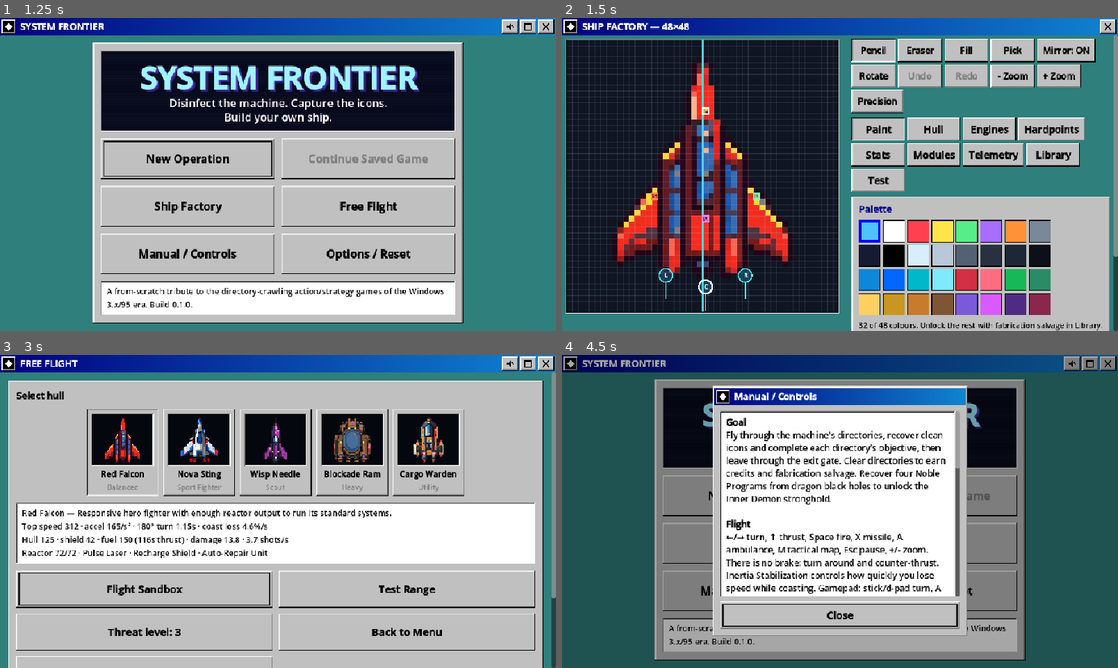
Above: before the commit, frames 1-4 (two rows, left to right).
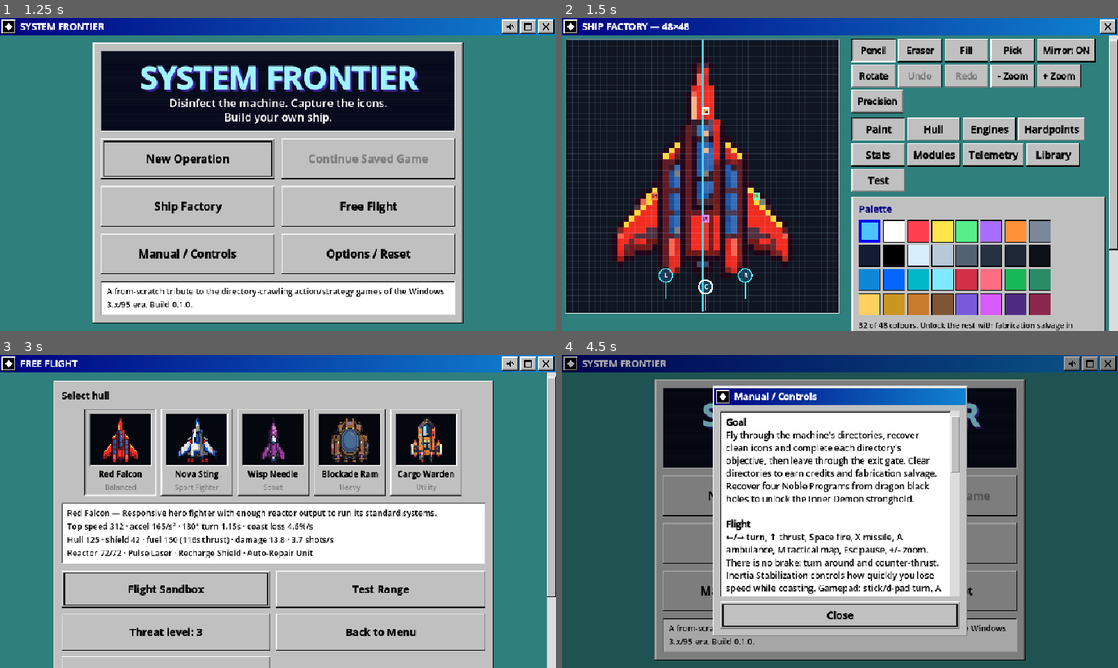
Above: after the commit, the same moments.

Repository: narmanb/system-frontier
Game: Godot game, scene res://scenes/main_menu/main_menu.tscn
Two runs of this game, one before a commit and one after it. Both use one fixed random seed, a clock stepped at 60 frames per second and the inputs below.
Inputs (mouse positions are in pixels of both pictures, inside the frame that each line leads up to):
- Up to frame 1 (1.25 s): click (511, 27) at 0.5 s
- Up to frame 2 (1.5 s): click "Ship Factory" at 1.25 s
- Up to frame 3 (3 s): click (544, 364) at 2 s; click "Free Flight" at 2.75 s
- Up to frame 4 (4.5 s): click (1106, 364) at 3.52 s; click "Manual / Controls" at 4.25 s

Frame 1 is identical in both runs. In frame 2, 1.9% of the frame differs, in the area x 92-100%, y 5-100%; in frame 3, 27%, in the area x 1-100%, y 5-100%; in frame 4, 3.5%.

Commit message:
Touch-drag scrolling on every menu; caption bar fills the status-bar strip
On Android nothing on the menu screens scrolled: Godot only drag-scrolls
when the touch reaches the ScrollContainer, and buttons and window panels
stopped it. All scroll areas now pass touches through (taps still press
buttons; a drag past 12 px scrolls instead). Wider Win95 scroll bars.

The caption bar now extends up under the status bar / camera cutout
instead of leaving an empty teal strip, and window widths account for the
scroll bar so the close button stays on screen in portrait.

New CI check tools/touch_check drives real finger drags and taps on the
setup, directory map, free flight and main menu screens at phone
landscape, phone portrait and Retroid sizes.

Co-Authored-By: Claude Opus 5.5 <noreply@anthropic.com>
Claude-Session: https://claude.ai/code/session_0138F4YYbTSJjY9nnWdrVom1

Diff:
--- a/scripts/core/app_state.gd
+++ b/scripts/core/app_state.gd
@@ -162,10 +162,16 @@
 	save_settings()
 
 
+## Dev tools only (capture --insets=L,T,R,B): pretend the screen has these cutout insets.
+var debug_insets := {}
+
+
 ## Screen-cutout / rounded-corner insets in logical (canvas) units: {left, top, right, bottom}.
 ## Mobile only (on desktop the safe area describes the monitor, not the window).
 func safe_insets() -> Dictionary:
 	var z := {"left": 0.0, "top": 0.0, "right": 0.0, "bottom": 0.0}
+	if not debug_insets.is_empty():
+		return debug_insets
 	if not OS.has_feature("mobile"):
 		return z
 	var safe := DisplayServer.get_display_safe_area()
--- a/scripts/ui/directory_map.gd
+++ b/scripts/ui/directory_map.gd
@@ -140,7 +140,7 @@
 
 ## Legacy openUpgradeBay (v6 + v6.6 salvage section).
 func _upgrade_bay() -> void:
-	var scroll := ScrollContainer.new()
+	var scroll := Win95.scroll_area()
 	scroll.custom_minimum_size = Vector2(0, minf(500, get_viewport_rect().size.y - 200))
 	scroll.horizontal_scroll_mode = ScrollContainer.SCROLL_MODE_DISABLED
 	var box := VBoxContainer.new()
--- a/scripts/ui/factory.gd
+++ b/scripts/ui/factory.gd
@@ -45,15 +45,14 @@
 	outer.set_anchors_preset(Control.PRESET_FULL_RECT)
 	outer.add_theme_constant_override("separation", 0)
 	add_child(outer)
-	Win95.apply_safe_area(outer)
 	bar = TitleBar.new()
 	bar.title = "SHIP FACTORY — Hull Painter"
 	bar.add_button("close", _back)
-	outer.add_child(bar)
+	var safe := Win95.safe_frame(outer, bar)
 	body = BoxContainer.new()
 	body.size_flags_vertical = Control.SIZE_EXPAND_FILL
 	body.add_theme_constant_override("separation", 8)
-	outer.add_child(body)
+	safe.add_child(body)
 	var margin_l := MarginContainer.new()
 	for s in ["left", "right", "top", "bottom"]:
 		margin_l.add_theme_constant_override("margin_" + s, 6)
@@ -75,7 +74,7 @@
 	left.add_child(status)
 	_build_tool_rows(left)
 
-	right_scroll = ScrollContainer.new()
+	right_scroll = Win95.scroll_area()
 	right_scroll.horizontal_scroll_mode = ScrollContainer.SCROLL_MODE_DISABLED
 	right_scroll.follow_focus = true
 	right_scroll.size_flags_horizontal = Control.SIZE_EXPAND_FILL
--- a/scripts/ui/free_flight.gd
+++ b/scripts/ui/free_flight.gd
@@ -26,13 +26,12 @@
 	if not OS.has_feature("mobile") and not OS.has_feature("web"):
 		bar.add_button("fullscreen", AppState.toggle_fullscreen)
 	bar.add_button("close", _back)
-	outer.add_child(bar)
-
-	var scroll := ScrollContainer.new()
+	var body := Win95.safe_frame(outer, bar)
+
+	var scroll := Win95.scroll_area()
 	scroll.size_flags_vertical = Control.SIZE_EXPAND_FILL
-	scroll.horizontal_scroll_mode = ScrollContainer.SCROLL_MODE_DISABLED
 	scroll.follow_focus = true
-	outer.add_child(scroll)
+	body.add_child(scroll)
 	var margin := MarginContainer.new()
 	margin.size_flags_horizontal = Control.SIZE_EXPAND_FILL
 	for side in ["left", "right", "top", "bottom"]:
@@ -52,8 +51,12 @@
 	col.add_theme_constant_override("separation", 12)
 	win.add_child(col)
 	# Cap the window width on wide screens so it reads as a dialog, not a page.
-	resized.connect(func(): win.custom_minimum_size.x = minf(760.0, size.x - 28); win.size_flags_horizontal = Control.SIZE_SHRINK_CENTER if size.x > 800 else Control.SIZE_EXPAND_FILL)
-	win.custom_minimum_size.x = minf(760.0, get_viewport_rect().size.x - 28)
+	var fit := func():
+		var w := Win95.usable_width(self, scroll)
+		win.custom_minimum_size.x = minf(760.0, w - 28)
+		win.size_flags_horizontal = Control.SIZE_SHRINK_CENTER if w > 800 else Control.SIZE_EXPAND_FILL
+	resized.connect(fit)
+	fit.call()
 
 
 	col.add_child(Win95.label("Select hull", 16, Win95.TEXT, true))
--- a/scripts/ui/main_menu.gd
+++ b/scripts/ui/main_menu.gd
@@ -79,7 +79,7 @@
 
 
 func _manual() -> void:
-	var scroll := ScrollContainer.new()
+	var scroll := Win95.scroll_area()
 	scroll.custom_minimum_size = Vector2(0, minf(460, get_viewport_rect().size.y - 220))
 	scroll.horizontal_scroll_mode = ScrollContainer.SCROLL_MODE_DISABLED
 	var field := PanelContainer.new()
--- a/scripts/ui/title_bar.gd
+++ b/scripts/ui/title_bar.gd
@@ -7,6 +7,10 @@
 var font_size := 16
 var _buttons: HBoxContainer
 var _pending: Array = []
+## Display-cutout / status-bar insets the bar reaches under (mobile): the gradient fills
+## them edge to edge while the title and buttons stay inside the safe area.
+var insets := {"left": 0.0, "top": 0.0, "right": 0.0, "bottom": 0.0}
+var _base_h := 30.0
 
 
 func _init() -> void:
@@ -16,7 +20,8 @@
 
 func _ready() -> void:
 	var touch := AppState.is_touch_ui()
-	custom_minimum_size.y = 40.0 if touch else 30.0
+	_base_h = 40.0 if touch else 30.0
+	custom_minimum_size.y = _base_h + float(insets.top)
 	_buttons = HBoxContainer.new()
 	_buttons.add_theme_constant_override("separation", 3)
 	add_child(_buttons)
@@ -38,7 +43,7 @@
 func _add(glyph: String, callback: Callable) -> void:
 	var b := CaptionButton.new()
 	b.glyph = glyph
-	var h := custom_minimum_size.y - 6
+	var h := _base_h - 6
 	b.custom_minimum_size = Vector2(h * 1.15, h)
 	b.focus_mode = Control.FOCUS_NONE
 	b.pressed.connect(callback)
@@ -50,14 +55,23 @@
 	if _buttons == null:
 		return
 	_buttons.size = _buttons.get_combined_minimum_size()
-	_buttons.position = Vector2(size.x - _buttons.size.x - 3, 3)
+	_buttons.position = Vector2(size.x - float(insets.right) - _buttons.size.x - 3, float(insets.top) + 3)
 	queue_redraw()
 
 
 func _draw() -> void:
-	var w := size.x - (_buttons.size.x + 8 if _buttons else 0.0)
-	Win95.caption(self, Rect2(Vector2.ZERO, size), "", font_size)
-	Win95.text(self, Vector2(size.y + 4, size.y / 2 + font_size * 0.36), title, font_size, Win95.HILITE, true, maxf(10, w - size.y - 8))
+	var top := float(insets.top)
+	var h := size.y - top
+	var x0 := float(insets.left)
+	var w := size.x - x0 - float(insets.right) - (_buttons.size.x + 8 if _buttons else 0.0)
+	if top > 0:   # gradient runs up under the status bar / cutout
+		var a := Win95.NAVY
+		var b := Win95.NAVY_END
+		draw_polygon(PackedVector2Array([Vector2.ZERO, Vector2(size.x, 0), Vector2(size.x, top + 1), Vector2(0, top + 1)]), PackedColorArray([a, b, b, a]))
+	Win95.caption(self, Rect2(Vector2(x0, top), Vector2(size.x - x0, h)), "", font_size)
+	if x0 > 0:
+		draw_rect(Rect2(Vector2(0, top), Vector2(x0, h)), Win95.NAVY)
+	Win95.text(self, Vector2(x0 + h + 4, top + h / 2 + font_size * 0.36), title, font_size, Win95.HILITE, true, maxf(10, w - h - 8))
 
 
 class CaptionButton:
--- a/scripts/ui/win95.gd
+++ b/scripts/ui/win95.gd
@@ -141,6 +141,21 @@
 	t.set_constant("separation", "VBoxContainer", 8)
 	t.set_constant("separation", "HBoxContainer", 8)
 	t.set_stylebox("panel", "ScrollContainer", StyleBoxEmpty.new())
+	# Win95 scroll bars: wide enough to grab with a thumb, bevelled thumb on a light track
+	var sbw := 11.0 if (DisplayServer.is_touchscreen_available() or OS.has_feature("mobile")) else 8.0
+	var track := StyleBoxFlat.new()
+	track.bg_color = Color("#dcdcdc")
+	track.content_margin_left = sbw
+	track.content_margin_right = sbw
+	track.content_margin_top = sbw
+	track.content_margin_bottom = sbw
+	var thumb := BevelBox.new("raised", FACE, sbw, sbw)
+	for k in ["scroll", "scroll_focus"]:
+		t.set_stylebox(k, "VScrollBar", track)
+		t.set_stylebox(k, "HScrollBar", track)
+	for k in ["grabber", "grabber_highlight", "grabber_pressed"]:
+		t.set_stylebox(k, "VScrollBar", thumb)
+		t.set_stylebox(k, "HScrollBar", thumb)
 	# text fields
 	for k in ["normal", "focus", "read_only"]:
 		t.set_stylebox(k, "LineEdit", BevelBox.new("sunken", FIELD, 8, 6))
@@ -263,17 +278,15 @@
 	outer.set_anchors_preset(Control.PRESET_FULL_RECT)
 	outer.add_theme_constant_override("separation", 0)
 	owner.add_child(outer)
-	apply_safe_area(outer)
 	var bar := TitleBar.new()
 	bar.title = title
 	for cb in caption_buttons:
 		bar.add_button(cb[0], cb[1])
-	outer.add_child(bar)
-	var scroll := ScrollContainer.new()
+	var body := safe_frame(outer, bar)
+	var scroll := scroll_area()
 	scroll.size_flags_vertical = Control.SIZE_EXPAND_FILL
-	scroll.horizontal_scroll_mode = ScrollContainer.SCROLL_MODE_DISABLED
 	scroll.follow_focus = true
-	outer.add_child(scroll)
+	body.add_child(scroll)
 	var margin := MarginContainer.new()
 	margin.size_flags_horizontal = Control.SIZE_EXPAND_FILL
 	for side in ["left", "right", "top", "bottom"]:
@@ -287,7 +300,7 @@
 	win.add_theme_stylebox_override("panel", BevelBox.new("window", FACE, 14, 14))
 	row.add_child(win)
 	var fit := func():
-		var w := owner.get_viewport_rect().size.x
+		var w := usable_width(owner, scroll)
 		win.custom_minimum_size.x = minf(max_width, w - 24)
 		win.size_flags_horizontal = Control.SIZE_SHRINK_CENTER if w > max_width + 40 else Control.SIZE_EXPAND_FILL
 	owner.resized.connect(fit)
@@ -296,6 +309,58 @@
 	col.add_theme_constant_override("separation", 12)
 	win.add_child(col)
 	return col
+
+
+## Full-screen layout with a caption bar: `outer` (a full-rect VBox) gets `bar` at the top,
+## reaching up under the status bar / cutout, and returns a body container (expand-fill)
+## that stays inside the safe area for the screen content.
+static func safe_frame(outer: VBoxContainer, bar: TitleBar) -> MarginContainer:
+	var ins := AppState.safe_insets()
+	outer.offset_left = 0
+	outer.offset_top = 0
+	outer.offset_right = 0
+	outer.offset_bottom = -ins.bottom
+	bar.insets = ins
+	outer.add_child(bar)
+	var body := MarginContainer.new()
+	body.size_flags_vertical = Control.SIZE_EXPAND_FILL
+	body.size_flags_horizontal = Control.SIZE_EXPAND_FILL
+	body.add_theme_constant_override("margin_left", int(ins.left))
+	body.add_theme_constant_override("margin_right", int(ins.right))
+	body.add_theme_constant_override("margin_top", 0)
+	body.add_theme_constant_override("margin_bottom", 0)
+	outer.add_child(body)
+	return body
+
+
+## Width available to the content of a full-screen scroll area: the screen minus side
+## cutouts and the vertical scroll bar (which ScrollContainer adds to its minimum width,
+## so ignoring it pushes the caption bar's close button off-screen in portrait).
+static func usable_width(owner: Control, scroll: ScrollContainer) -> float:
+	var ins := AppState.safe_insets()
+	return owner.get_viewport_rect().size.x - ins.left - ins.right - scroll.get_v_scroll_bar().get_combined_minimum_size().x
+
+
+## Vertical ScrollContainer that can be dragged with a finger anywhere on its content.
+## Godot only drag-scrolls when the touch reaches the ScrollContainer itself, and buttons /
+## panels stop mouse events by default, so every control inside is switched to PASS
+## (taps still go to the button first; a drag past the dead zone scrolls and cancels it).
+static func scroll_area() -> ScrollContainer:
+	var sc := ScrollContainer.new()
+	sc.horizontal_scroll_mode = ScrollContainer.SCROLL_MODE_DISABLED
+	sc.scroll_deadzone = 12
+	var pass_through := func(n: Node) -> void:
+		if n is Control and (n as Control).mouse_filter == Control.MOUSE_FILTER_STOP and sc.is_ancestor_of(n):
+			(n as Control).mouse_filter = Control.MOUSE_FILTER_PASS
+	sc.tree_entered.connect(func():
+		if not sc.get_tree().node_added.is_connected(pass_through):
+			sc.get_tree().node_added.connect(pass_through)
+		for n in sc.find_children("*", "Control", true, false):
+			pass_through.call(n))
+	sc.tree_exiting.connect(func():
+		if sc.get_tree().node_added.is_connected(pass_through):
+			sc.get_tree().node_added.disconnect(pass_through))
+	return sc
 
 
 ## Keep a full-screen container clear of display cutouts (mobile).
--- a/tools/capture.gd
+++ b/tools/capture.gd
@@ -1,6 +1,6 @@
 extends Node
 ## Dev-only visual smoke capture (not used by the game). Run under a display:
-##   godot --path . res://tools/capture.tscn -- --out=<dir> [--size=WxH] [--touch]
+##   godot --path . res://tools/capture.tscn -- --out=<dir> [--size=WxH] [--touch] [--insets=L,T,R,B]
 ## Saves menu.png, sandbox.png, test.png into <dir>.
 
 var out := "user://capture"
@@ -10,6 +10,9 @@
 	for a in OS.get_cmdline_user_args():
 		if a.begins_with("--out="): out = a.substr(6)
 		if a == "--touch": AppState.settings["show_touch"] = "on"
+		if a.begins_with("--insets="):
+			var v := a.substr(9).split(",")
+			AppState.debug_insets = {"left": float(v[0]), "top": float(v[1]), "right": float(v[2]), "bottom": float(v[3])}
 		if a.begins_with("--size="):
 			var p := a.substr(7).split("x")
 			get_window().size = Vector2i(int(p[0]), int(p[1]))
--- /dev/null
+++ b/tools/touch_check.gd
@@ -0,0 +1,155 @@
+extends Node
+## Dev/CI check: drives the real menu screens with simulated finger touches (the Android
+## path: InputEventScreenTouch/Drag with mouse emulation) and verifies that
+##   - a vertical drag over buttons and window panels scrolls the screen,
+##   - that drag does not press the button it started on,
+##   - a plain tap still presses a button.
+##   godot --headless --path . res://tools/touch_check.tscn
+
+var failures := []
+
+
+func _ready() -> void:
+	# Headless reports no touchscreen; this makes Godot behave as on a phone.
+	Input.emulate_touch_from_mouse = true
+	var placeholder := Node.new()
+	get_tree().root.add_child.call_deferred(placeholder)
+	await _f(1)
+	get_tree().current_scene = placeholder
+	reparent(get_tree().root)
+	SaveService.root = "user://touch_check/"
+	SaveService.reset("all")
+	SaveService.save_campaign(Campaign.create({}))
+	# phone landscape, phone portrait (the shapes from the bug report), Retroid Pocket 5
+	for win in [Vector2i(2000, 923), Vector2i(923, 2000), Vector2i(1920, 1080)]:
+		get_window().size = win
+		await _f(3)
+		for path in ["res://scenes/setup/setup.tscn", "res://scenes/directory_map/directory_map.tscn",
+				"res://scenes/free_flight/free_flight.tscn", "res://scenes/main_menu/main_menu.tscn"]:
+			await _scene(path)
+			await _check_screen("%dx%d %s" % [win.x, win.y, path.get_file().get_basename()])
+	SaveService.reset("all")
+	if failures.is_empty():
+		print("TOUCH OK")
+	else:
+		print("TOUCH FAIL")
+		for f in failures:
+			print("  - ", f)
+	get_tree().quit(0 if failures.is_empty() else 1)
+
+
+func _check_screen(name: String) -> void:
+	var scene := get_tree().current_scene
+	var sc: ScrollContainer = null
+	for s in scene.find_children("*", "ScrollContainer", true, false):
+		if s.is_visible_in_tree() and (sc == null or s.get_v_scroll_bar().max_value > sc.get_v_scroll_bar().max_value):
+			sc = s
+	if sc == null:
+		failures.append("%s: no scroll area" % name)
+		return
+	var r := sc.get_global_rect()
+	var vr := get_viewport().get_visible_rect()
+	for b in scene.find_children("*", "CaptionButton", true, false):
+		_check(vr.grow(0.5).encloses(b.get_global_rect()), "%s: caption button '%s' fully on screen (%s in %s)" % [name, b.glyph, b.get_global_rect(), vr.size])
+	var overflow := sc.get_v_scroll_bar().max_value - sc.get_v_scroll_bar().page
+	print("  %s: window %s, canvas %s, overflow %d" % [name, get_window().size, get_viewport().get_visible_rect().size, overflow])
+	# a tap on a button inside the scroll area must still press it
+	var btn := _button_in(sc, r)
+	if btn:
+		var hits := [0]
+		var cb := func(): hits[0] += 1
+		# swap the button's handlers out so the tap does not change screens
+		var conns := btn.pressed.get_connections()
+		for c in conns:
+			btn.pressed.disconnect(c["callable"])
+		btn.pressed.connect(cb)
+		var at := btn.get_global_rect().get_center()
+		_touch(at, true)
+		await _f(2)
+		_touch(at, false)
+		await _f(2)
+		_check(hits[0] == 1, "%s: tapping '%s' presses it (pressed %d times)" % [name, btn.text.get_slice("\n", 0), hits[0]])
+		# a drag that starts on the button scrolls and does not press it
+		if overflow > 40:
+			hits[0] = 0
+			sc.scroll_vertical = 0
+			await _f(2)
+			var p := btn.get_global_rect().get_center()
+			_touch(p, true)
+			await _f(1)
+			for i in 15:
+				p.y -= 12
+				_drag(p, Vector2(0, -12))
+				await _f(1)
+			_touch(p, false)
+			await _f(30)
+			_check(sc.scroll_vertical > 60, "%s: dragging over a button scrolls (scroll %d, overflow %d)" % [name, sc.scroll_vertical, overflow])
+			_check(hits[0] == 0, "%s: the drag did not press '%s'" % [name, btn.text.get_slice("\n", 0)])
+		btn.pressed.disconnect(cb)
+		for c in conns:
+			btn.pressed.connect(c["callable"])
+	# dragging on the window panel itself (between controls, e.g. its border) also scrolls
+	if overflow > 40:
+		sc.scroll_vertical = 0
+		await _f(2)
+		var panel_x := r.position.x + 30
+		for pc in sc.find_children("*", "PanelContainer", true, false):
+			panel_x = (pc as Control).get_global_rect().position.x + 6   # inside the window's bevel padding
+			break
+		var q := Vector2(panel_x, r.end.y - 30)
+		_touch(q, true)
+		await _f(1)
+		for i in 15:
+			q.y -= 12
+			_drag(q, Vector2(0, -12))
+			await _f(1)
+		_touch(q, false)
+		await _f(30)
+		_check(sc.scroll_vertical > 60, "%s: dragging on the window background scrolls (scroll %d)" % [name, sc.scroll_vertical])
+	_check(get_tree().current_scene == scene, "%s: no screen change during the drags" % name)
+
+
+func _button_in(sc: ScrollContainer, r: Rect2) -> Button:
+	for b in sc.find_children("*", "Button", true, false):
+		var br: Rect2 = b.get_global_rect()
+		if b.is_visible_in_tree() and not b.disabled and not b is OptionButton and r.encloses(br) and br.size.y >= 24 and br.get_center().y < r.position.y + r.size.y * 0.6:
+			return b
+	return null
+
+
+func _touch(p: Vector2, pressed: bool) -> void:
+	var e := InputEventScreenTouch.new()
+	e.index = 0
+	e.pressed = pressed
+	e.position = _screen(p)
+	Input.parse_input_event(e)
+	Input.flush_buffered_events()
+
+
+func _drag(p: Vector2, rel: Vector2) -> void:
+	var e := InputEventScreenDrag.new()
+	e.index = 0
+	e.position = _screen(p)
+	e.relative = _screen(p) - _screen(p - rel)
+	Input.parse_input_event(e)
+	Input.flush_buffered_events()
+
+
+## Canvas (logical) position -> window pixels, which is what touch events carry.
+func _screen(p: Vector2) -> Vector2:
+	return get_viewport().get_final_transform() * p
+
+
+func _scene(path: String) -> void:
+	get_tree().change_scene_to_file(path)
+	await _f(8)
+
+
+func _f(n: int) -> void:
+	for i in n:
+		await get_tree().process_frame
+
+
+func _check(cond: bool, what: String) -> void:
+	if not cond:
+		failures.append(what)
--- /dev/null
+++ b/tools/touch_check.tscn
@@ -0,0 +1,6 @@
+[gd_scene load_steps=2 format=3]
+
+[ext_resource type="Script" path="res://tools/touch_check.gd" id="1"]
+
+[node name="TouchCheck" type="Node"]
+script = ExtResource("1")
Not shown, added: tools/touch_check.gd.uid
Not shown, changed: docs/DECISIONS.md
